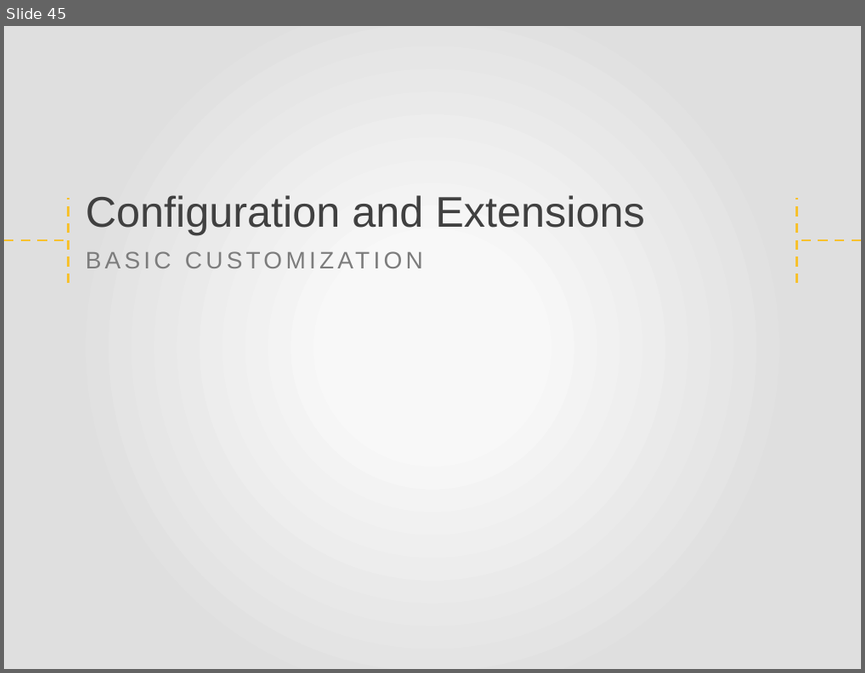
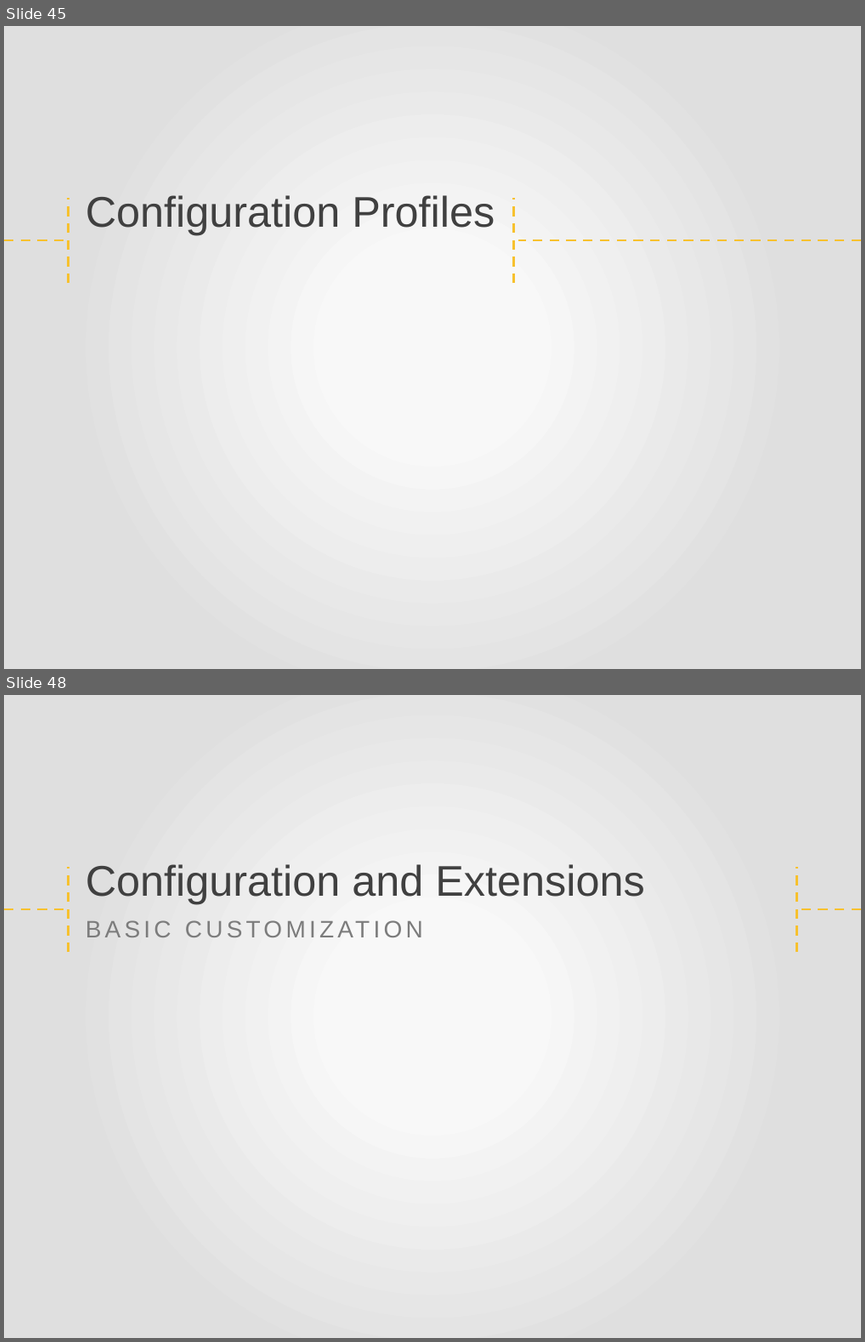
Before and after one commit to anhvurz90/training, a slide deck: plf3_5/eXoDeveloper/210-extensions/210-extensions-en.pptx. Shown one above the other, each under a label of ours: slide 45 before the commit, slides 45 and 48 after it; the slides between them are not shown. The pictures are 865x673 and 865x1342 pixels, drawn with LibreOffice and Linux fonts; fonts in the diff are those of the drawing; background and template pictures are left out. Boxes give left, top, right and bottom in pixels: in the first picture for what was removed or moved away, otherwise in the second. Text is boxed around its words. In the diff, an @@ line names an element or a change of style, - is before the commit and + after.

```diff
--- a/plf3_5/eXoDeveloper/210-extensions/210-extensions-en.pptx
+++ b/plf3_5/eXoDeveloper/210-extensions/210-extensions-en.pptx
@@ slide 45 added at [4,26,861,669], background gradient #F8F8F8 to #DFDFDF; not listed: 2 template elements that a slide beside it also shows @@
@@ text added at [86,195,494,235], 36 pt, text #404040 @@
+Configuration Profiles
@@ line added from (514, 283) to (514, 198), #F7C12E 2 pt dashed @@
@@ line added from (861, 240) to (518, 240), #F7C12E 2 pt dashed @@
@@ what was slide 45 is now slide 48 @@
```
Also in this commit, not shown: 3 slides changed, 2 other slides added, 4 other files.
